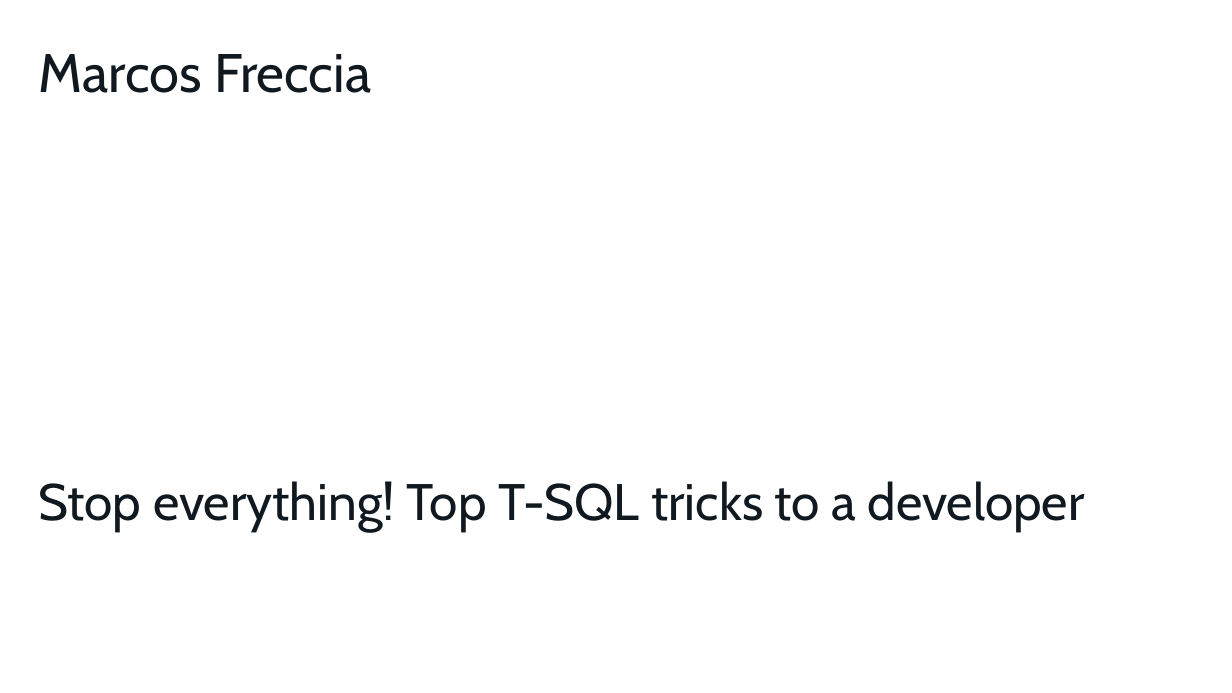
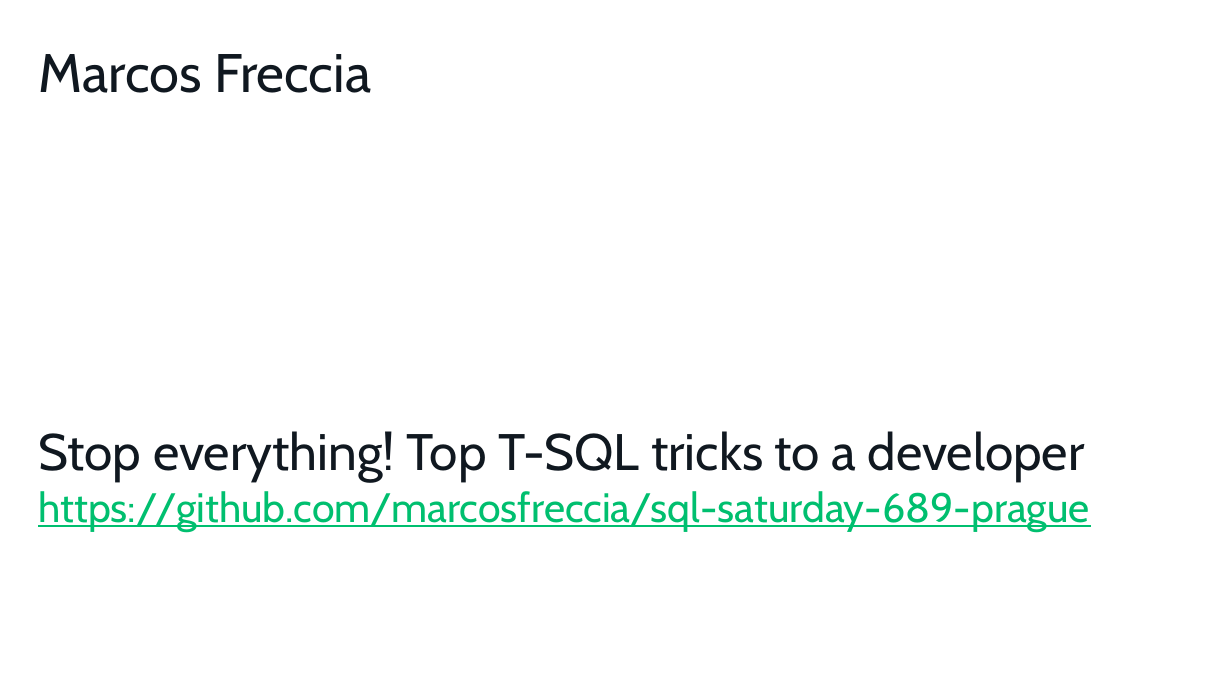
Before and after one commit to marcosfreccia/sql-saturday-689-prague, a slide deck: slide 1 of Stop everything! Top T-SQL tricks to a developer.pptx. Drawn at 1232x693 pixels with LibreOffice and Linux fonts; fonts in the diff are those of the drawing; background and template pictures are left out. Boxes give left, top, right and bottom in pixels: in the first picture for what was removed or moved away, otherwise in the second. Text is boxed around its words. In the diff, an @@ line names an element or a change of style, - is before the commit and + after.

```diff
--- a/Stop everything! Top T-SQL tricks to a developer.pptx
+++ b/Stop everything! Top T-SQL tricks to a developer.pptx
@@ title at bbox=[38, 431, 1089, 532]: text changed; size 40 to 32 pt; text colour #101820 to #00BF6F @@
-Stop everything! Top T-SQL tricks to a developer
+Stop everything! Top T-SQL tricks to a developer
+https://github.com/marcosfreccia/sql-saturday-689-prague
```
Also in this commit, not shown: 2 other slides changed, 1 other file.
